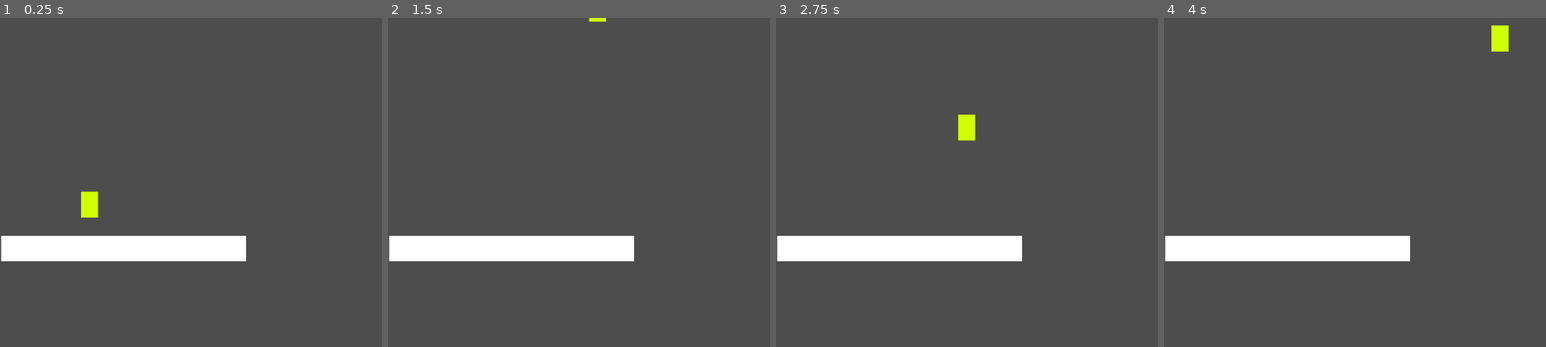
Above: before the commit, frames 1-4 (left to right).
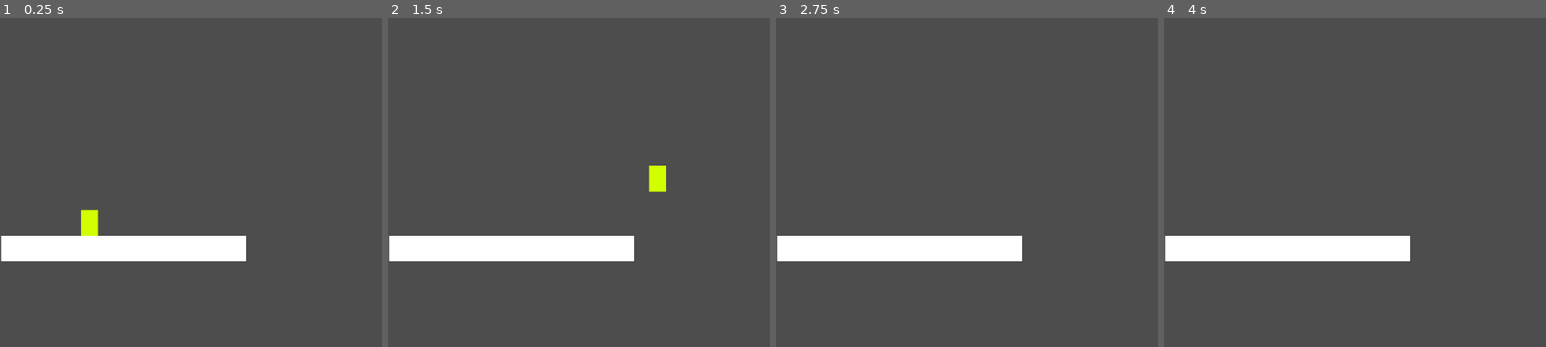
Above: after the commit, the same moments.

Repository: JamesJamesJamesJamesJamesJames/mining-game
Game: Godot game, scene res://Scenes/game.tscn
Two runs of this game, one before a commit and one after it. Both use one fixed random seed, a clock stepped at 60 frames per second and the inputs below.
Inputs:
- Up to frame 1 (0.25 s): no input
- Up to frame 2 (1.5 s): hold D (move_right) from 0.53 s (still down); tap W (jump) at 0.6, 0.77, 1.07, 1.35 s
- Up to frame 3 (2.75 s): tap W (jump) at 1.52, 1.82, 2.1 s; release D (move_right) at 2.03 s; hold A (move_left) from 2.03 s (still down)
- Up to frame 4 (4 s): release A (move_left) at 2.78 s; hold D (move_right) from 2.78 s (still down); tap W (jump) at 2.85, 3.02, 3.32, 3.6, 3.77 s

The runs differ from the first frame. In frame 1, 0.5% of the frame differs, in the area x 21-26%, y 52-67%; in frame 2, 0.4%; in frame 3, 0.4%; in frame 4, 0.4%.

Commit message:
Improved movement, added move component

Diff:
--- /dev/null
+++ b/Scenes/Units/Player/PlayerMovement.tscn
@@ -0,0 +1,6 @@
+[gd_scene load_steps=2 format=3 uid="uid://q1y4j65w1wsi"]
+
+[ext_resource type="Script" uid="uid://clyjwb21aij2j" path="res://Scenes/Units/Player/player_movement.gd" id="1_g1h2t"]
+
+[node name="PlayerMovement" type="Node2D"]
+script = ExtResource("1_g1h2t")
--- a/Scenes/Units/Player/player.gd
+++ b/Scenes/Units/Player/player.gd
@@ -1,27 +1,7 @@
 extends CharacterBody2D
-
-@export var GRAVITY := 500
-
-@export var speed = 200
-@export var jump_vel = -600
 
 func _ready() -> void:
 	return
 
 func _physics_process(delta: float) -> void:
-	if Input.is_action_pressed("move_left"):
-		velocity.x = -speed
-	elif Input.is_action_pressed("move_right"):
-		velocity.x = speed
-	elif is_on_floor():
-		 #you have said the actual truth.
-		#print(velocity.x)
-		velocity.x = move_toward(velocity.x, 0, 800*delta)
-	if !is_on_floor():
-		velocity.y += GRAVITY*delta
-	elif Input.is_action_just_pressed("jump") and is_on_floor():
-		velocity.y = jump_vel
-	else:
-		velocity.y = 0
-	#print(velocity)
-	move_and_slide()
+	pass
--- a/Scenes/Units/Player/player.tscn
+++ b/Scenes/Units/Player/player.tscn
@@ -1,9 +1,13 @@
-[gd_scene load_steps=2 format=3 uid="uid://cqgiftq6g2ds8"]
+[gd_scene load_steps=4 format=3 uid="uid://cqgiftq6g2ds8"]
+
+[ext_resource type="Script" uid="uid://ln88wf0483sj" path="res://Scenes/Units/Player/player.gd" id="1_ek1gq"]
+[ext_resource type="PackedScene" uid="uid://q1y4j65w1wsi" path="res://Scenes/Units/Player/PlayerMovement.tscn" id="2_rgljp"]
 
 [sub_resource type="RectangleShape2D" id="RectangleShape2D_u8vuu"]
 size = Vector2(27, 41)
 
 [node name="Player" type="CharacterBody2D"]
+script = ExtResource("1_ek1gq")
 
 [node name="ColorRect" type="ColorRect" parent="."]
 offset_right = 27.0
@@ -13,3 +17,8 @@
 [node name="CollisionShape2D" type="CollisionShape2D" parent="."]
 position = Vector2(13.5, 20.5)
 shape = SubResource("RectangleShape2D_u8vuu")
+
+[node name="PlayerMovement" parent="." node_paths=PackedStringArray("player") instance=ExtResource("2_rgljp")]
+player = NodePath("..")
+SPEED = 300
+JUMP_VEL = 700
--- /dev/null
+++ b/Scenes/Units/Player/player_movement.gd
@@ -0,0 +1,28 @@
+extends Node2D
+
+@export var player: CharacterBody2D
+@export_category("Constants")
+@export var SPEED := 200
+@export var JUMP_VEL := 400
+@export var GRAVITY_MOD := 1
+
+@export_category("Settings")
+@export var enable := true
+
+var GRAVITY = ProjectSettings.get_setting("physics/2d/default_gravity")
+
+func _physics_process(delta: float) -> void:
+	if Input.is_action_pressed("move_left"):
+		player.velocity.x = -SPEED
+	elif Input.is_action_pressed("move_right"):
+		player.velocity.x = SPEED
+	elif player.is_on_floor():
+		player.velocity.x = move_toward(player.velocity.x, 0, 800 * delta)
+	if !player.is_on_floor():
+		player.velocity.y += GRAVITY * delta * GRAVITY_MOD
+	elif Input.is_action_just_pressed("jump") and player.is_on_floor():
+		player.velocity.y = -JUMP_VEL
+	else:
+		player.velocity.y = 0
+	if enable:
+		player.move_and_slide()
--- a/Scenes/game.tscn
+++ b/Scenes/game.tscn
@@ -1,7 +1,6 @@
-[gd_scene load_steps=4 format=3 uid="uid://bj16t0v4jcqd6"]
+[gd_scene load_steps=3 format=3 uid="uid://bj16t0v4jcqd6"]
 
 [ext_resource type="PackedScene" uid="uid://cqgiftq6g2ds8" path="res://Scenes/Units/Player/player.tscn" id="1_uwrxv"]
-[ext_resource type="Script" uid="uid://ln88wf0483sj" path="res://Scenes/Units/Player/player.gd" id="2_qxrlw"]
 
 [sub_resource type="RectangleShape2D" id="RectangleShape2D_yqjtg"]
 size = Vector2(387, 40)
@@ -10,7 +9,6 @@
 
 [node name="Player" parent="." instance=ExtResource("1_uwrxv")]
 position = Vector2(128, 258)
-script = ExtResource("2_qxrlw")
 
 [node name="StaticBody2D" type="StaticBody2D" parent="."]
 position = Vector2(5, 268)
--- a/project.godot
+++ b/project.godot
@@ -42,3 +42,7 @@
 , Object(InputEventKey,"resource_local_to_scene":false,"resource_name":"","device":-1,"window_id":0,"alt_pressed":false …(186 unchanged characters)…
 ]
 }
+
+[physics]
+
+2d/default_gravity=3000.0
Not shown, added: Scenes/Units/Player/player_movement.gd.uid
